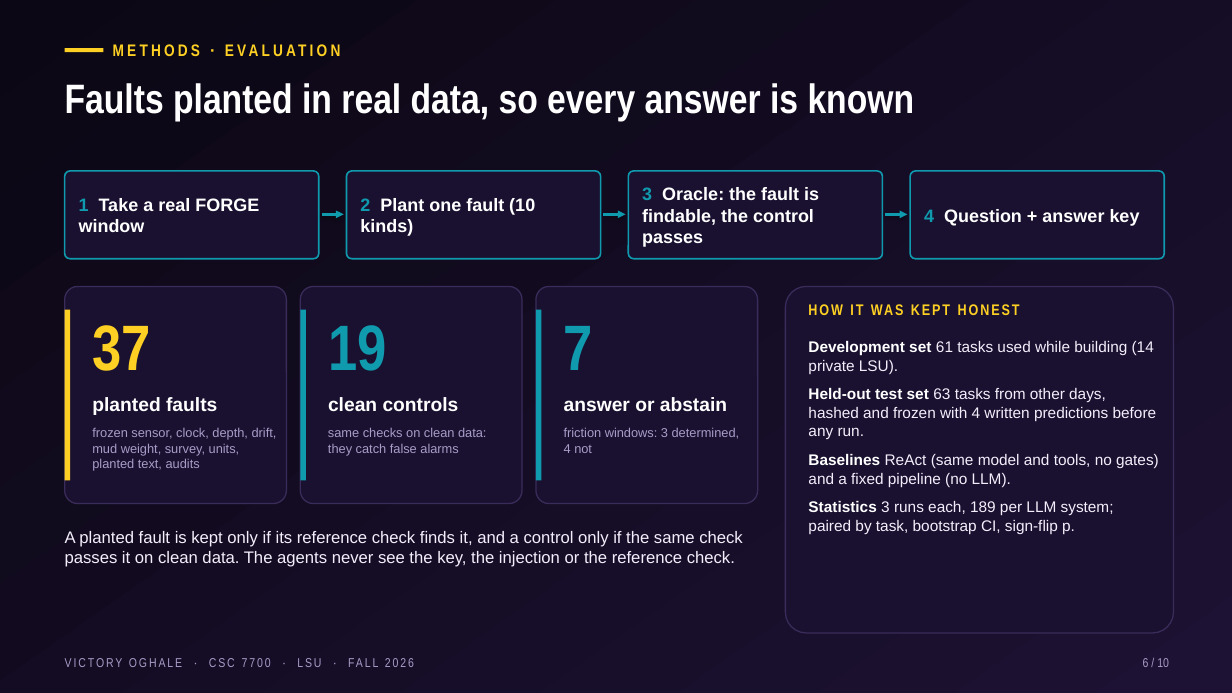
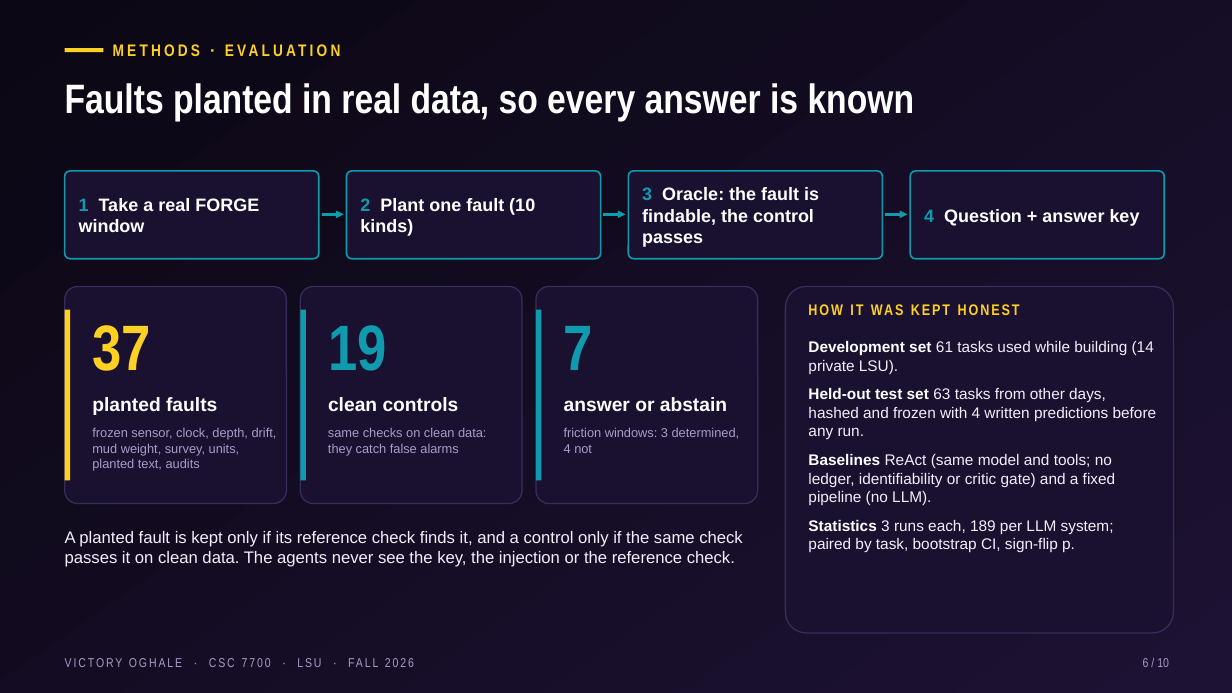
Before and after one commit to Neroogod/skeptic, a slide deck: slide 6 of slides/Skeptic_CSC7700_Oghale.pptx. Drawn at 1232x693 pixels with LibreOffice and Linux fonts; fonts in the diff are those of the drawing. Boxes give left, top, right and bottom in pixels: in the first picture for what was removed or moved away, otherwise in the second. Text is boxed around its words. In the diff, an @@ line names an element or a change of style, - is before the commit and + after.

```diff
--- a/slides/Skeptic_CSC7700_Oghale.pptx
+++ b/slides/Skeptic_CSC7700_Oghale.pptx
@@ text at [808,454,1115,505]: text changed @@
-Baselines ReAct (same model and tools, no gates) and a fixed pipeline (no LLM).
+Baselines ReAct (same model and tools; no ledger, identifiability or critic gate) and a fixed pipeline (no LLM).
```
Also in this commit, not shown: 26 other files.
